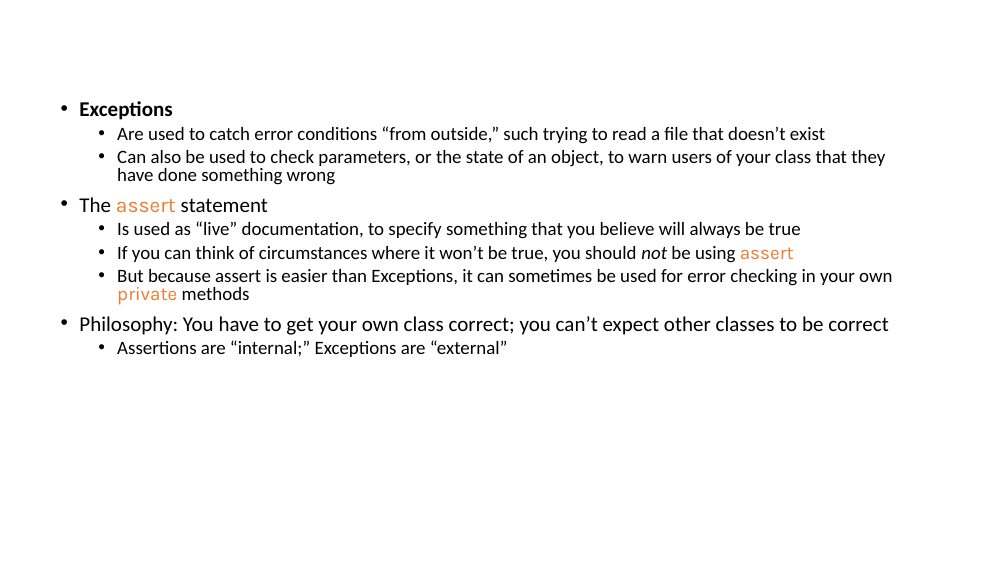
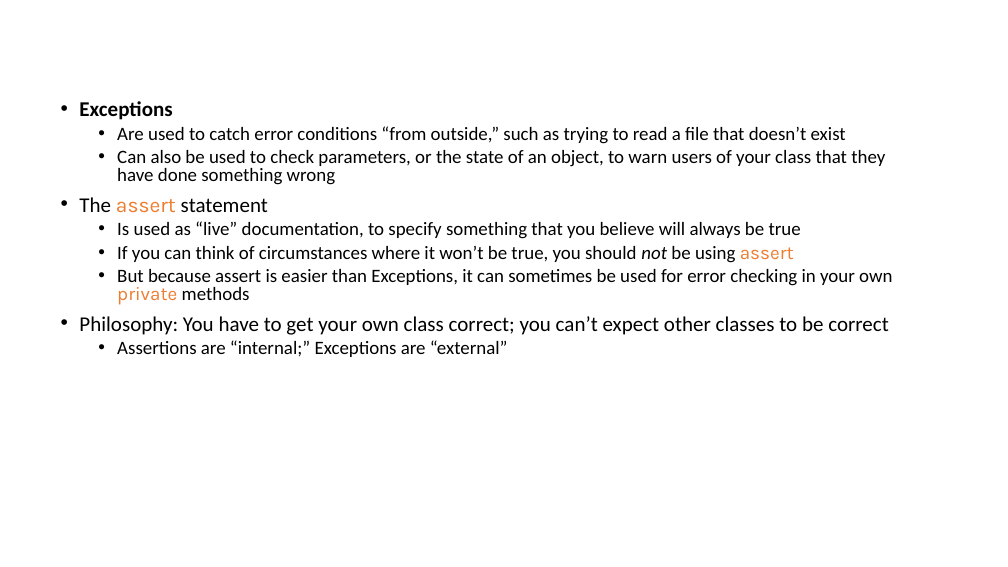
Before and after one commit to gmierzwinski/gmierzwinski.github.io, a slide deck: slide 27 of bishops/cs321/resources/CS321_Lecture_10B.pptx. Drawn at 1008x567 pixels with LibreOffice and Linux fonts; fonts in the diff are those of the drawing; background and template pictures are left out. Boxes give left, top, right and bottom in pixels: in the first picture for what was removed or moved away, otherwise in the second. Text is boxed around its words. In the diff, an @@ line names an element or a change of style, - is before the commit and + after.

Commit message:
Add lecture slides.

```diff
--- a/bishops/cs321/resources/CS321_Lecture_10B.pptx
+++ b/bishops/cs321/resources/CS321_Lecture_10B.pptx
@@ text at (117, 126, 846, 144): text changed @@
-  • Are used to catch error conditions “from outside,” such trying to read a file that doesn’t exist
+  • Are used to catch error conditions “from outside,” such as trying to read a file that doesn’t exist
```
Also in this commit, not shown: 26 other slides changed, 4 other files.
